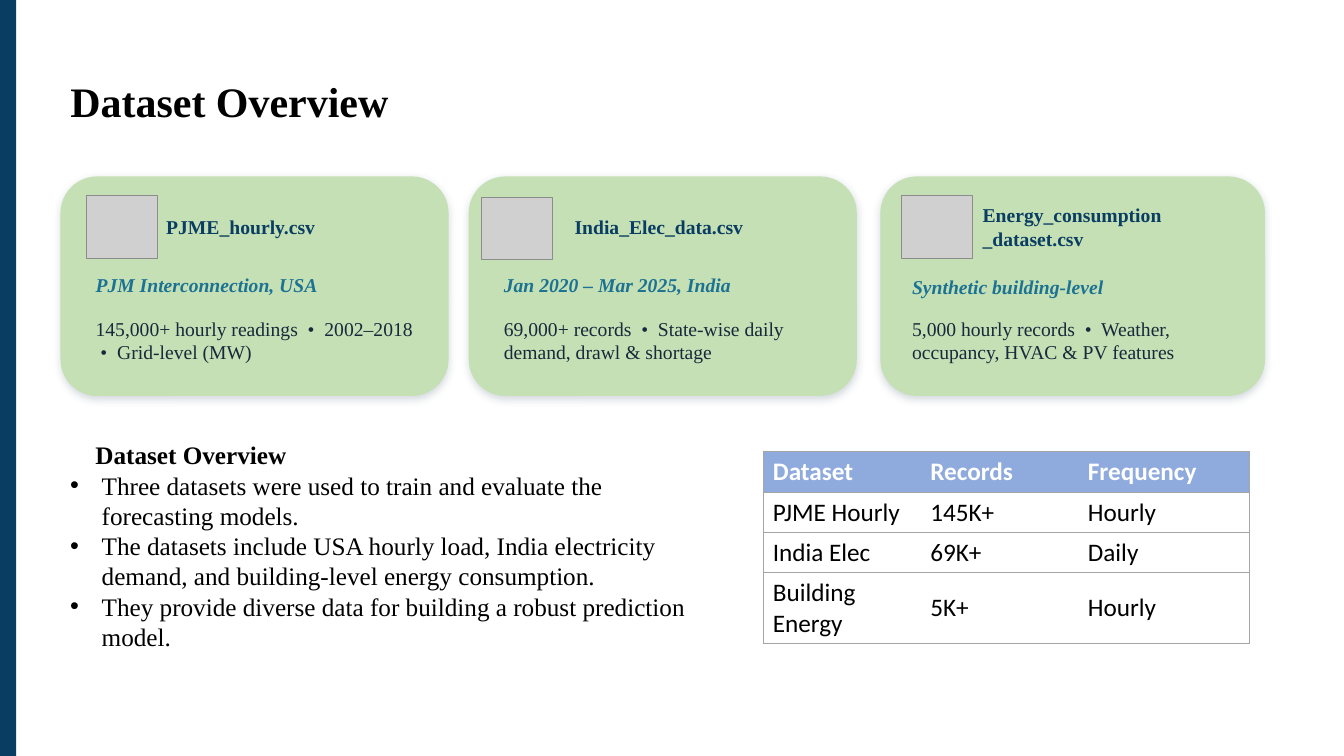
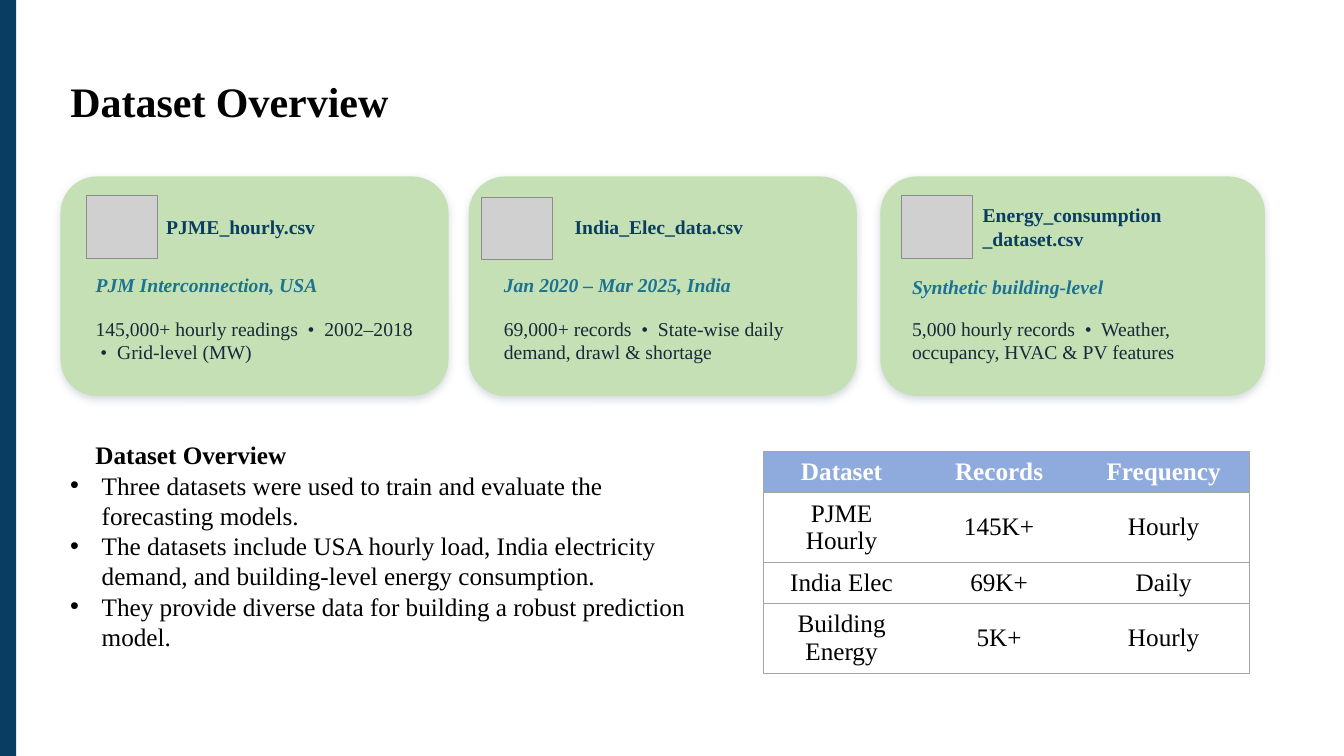
Before and after one commit to Soumit2k05/MP-1-7th-Sem-Soumit-Subhasish-Roshan-Rajaram, a slide deck: slide 6 of ppts/Advanced_Electric_Load_Demand_Forecasting_Using_AI 3 (1).pptx. Drawn at 1344x756 pixels with LibreOffice and Linux fonts; fonts in the diff are those of the drawing; grey boxes stand for pictures. Boxes give left, top, right and bottom in pixels: in the first picture for what was removed or moved away, otherwise in the second. Text is boxed around its words. In the diff, an @@ line names an element or a change of style, - is before the commit and + after.

```diff
--- a/ppts/Advanced_Electric_Load_Demand_Forecasting_Using_AI 3 (1).pptx
+++ b/ppts/Advanced_Electric_Load_Demand_Forecasting_Using_AI 3 (1).pptx
@@ table at [763, 452, 1249, 674] @@
@@ font Calibri to Times New Roman @@
@@ alignment left to centre @@
```
Also in this commit, not shown: 4 other slides changed.
